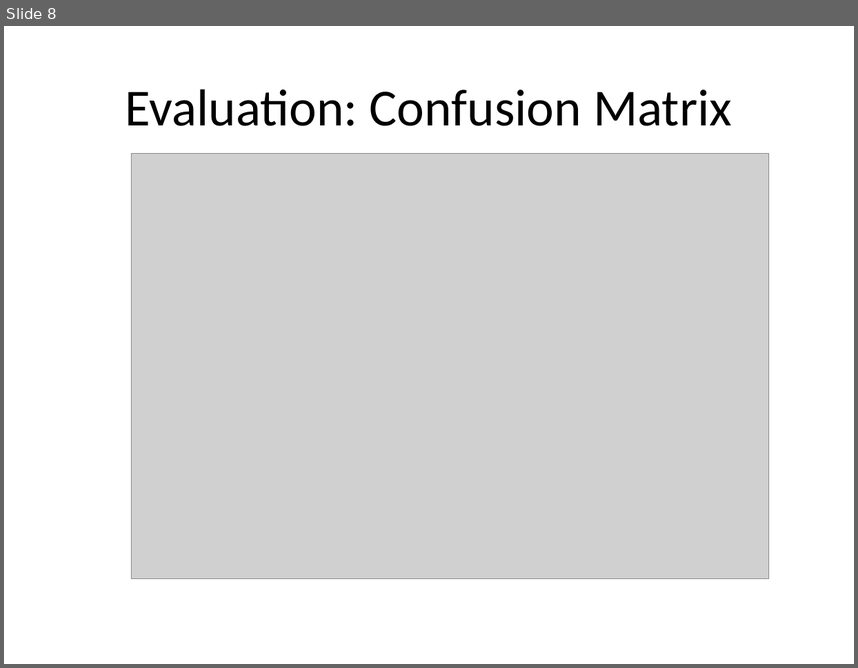
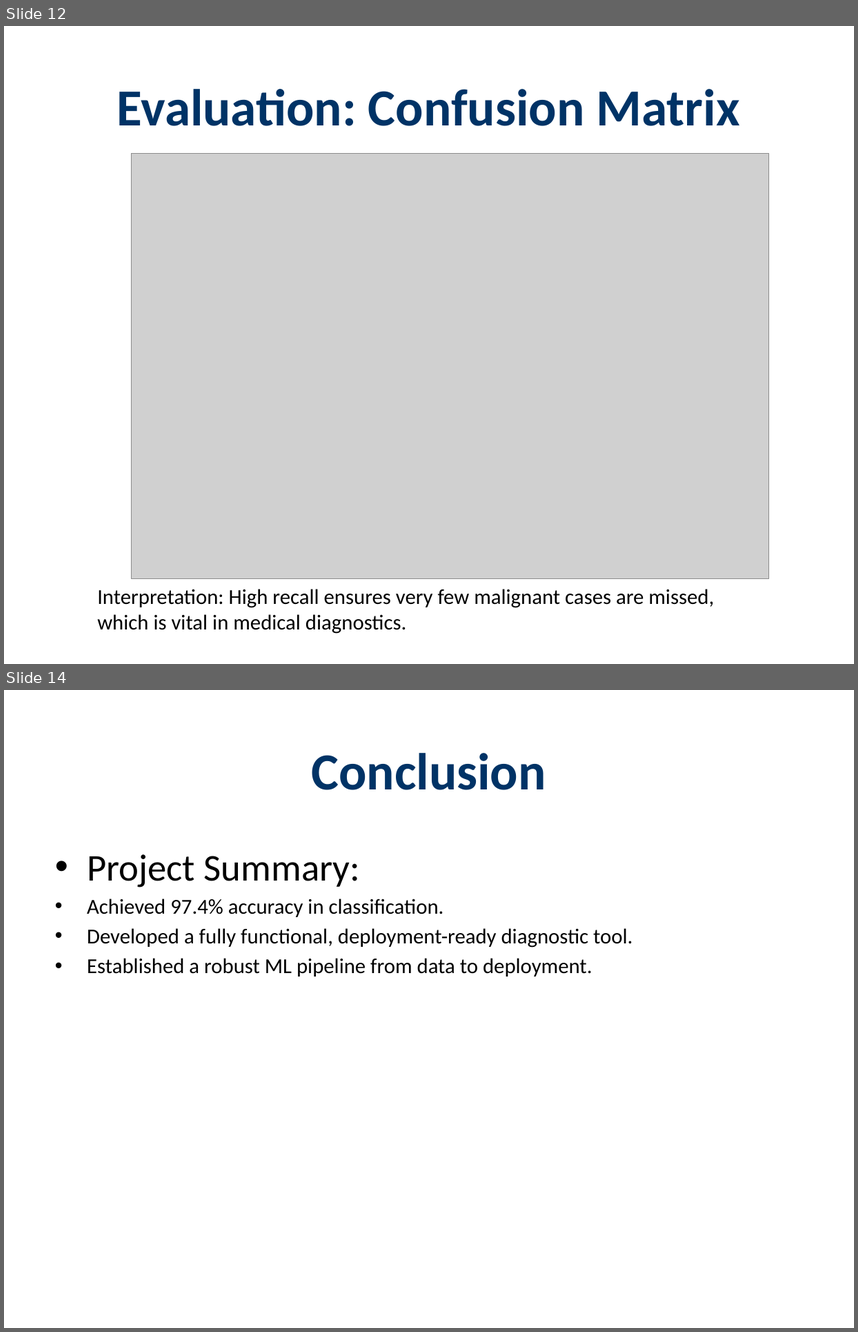
Before and after one commit to azharhussaincs/Breast-Cancer, a slide deck: presentation.pptx. Shown one above the other, each under a label of ours: slide 8 before the commit, slides 12 and 14 after it; the slides between them are not shown. The pictures are 858x668 and 858x1332 pixels, drawn with LibreOffice and Linux fonts; fonts in the diff are those of the drawing; grey boxes stand for pictures. Boxes give left, top, right and bottom in pixels: in the first picture for what was removed or moved away, otherwise in the second. Text is boxed around its words. In the diff, an @@ line names an element or a change of style, - is before the commit and + after.

```diff
--- a/presentation.pptx
+++ b/presentation.pptx
@@ slide 14 added at (x1=4, y1=690, x2=854, y2=1328), background #FFFFFF @@
@@ title added at (x1=312, y1=753, x2=546, y2=790), 44 pt, text #003366, bold @@
+Conclusion
@@ text added at (x1=87, y1=854, x2=633, y2=976), 18 pt, text #000000 @@
+• Project Summary:
+• Achieved 97.4% accuracy in classification.
+• Developed a fully functional, deployment-ready diagnostic tool.
+• Established a robust ML pipeline from data to deployment.
@@ what was slide 8 is now slide 12 @@
@@ slide 12 changed as well @@
@@ title "Evaluation: Confusion Matrix" at (x1=117, y1=89, x2=740, y2=126): text colour #000000 to #003366, bold on @@
@@ text added at (x1=97, y1=588, x2=714, y2=633), 18 pt, text #000000 @@
+Interpretation: High recall ensures very few malignant cases are missed, which is vital in medical diagnostics.
```
Also in this commit, not shown: 7 other slides changed, 5 other slides added, 2 slides removed, 1 other file.
